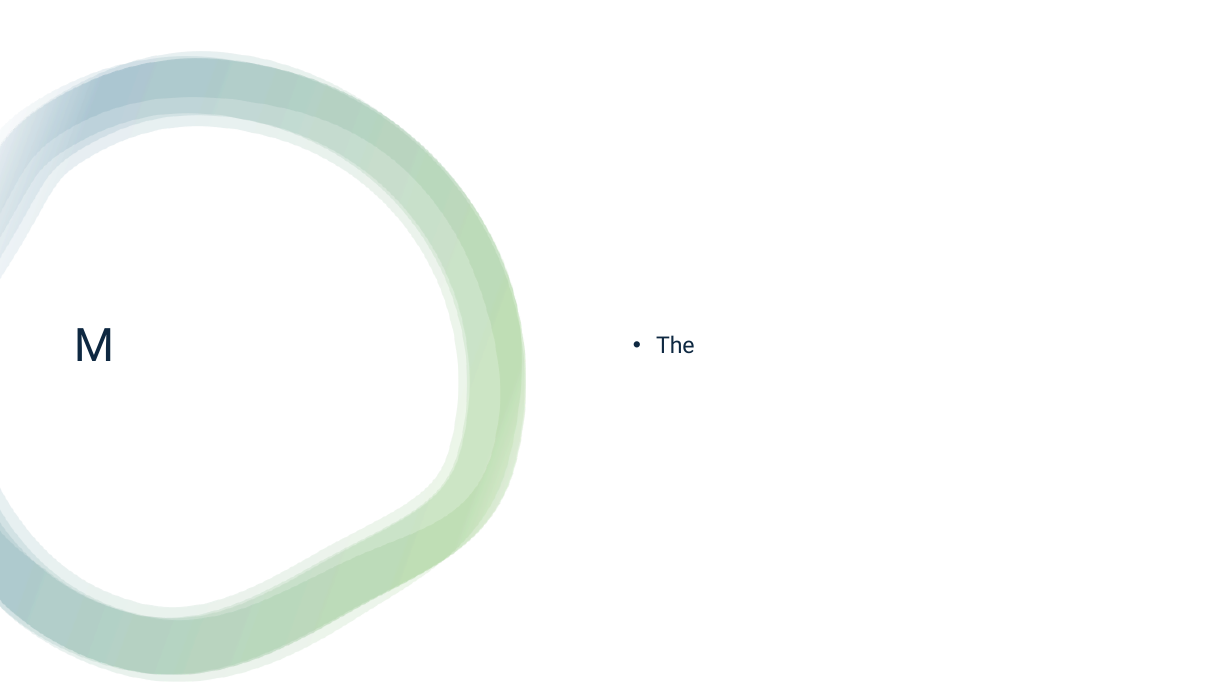
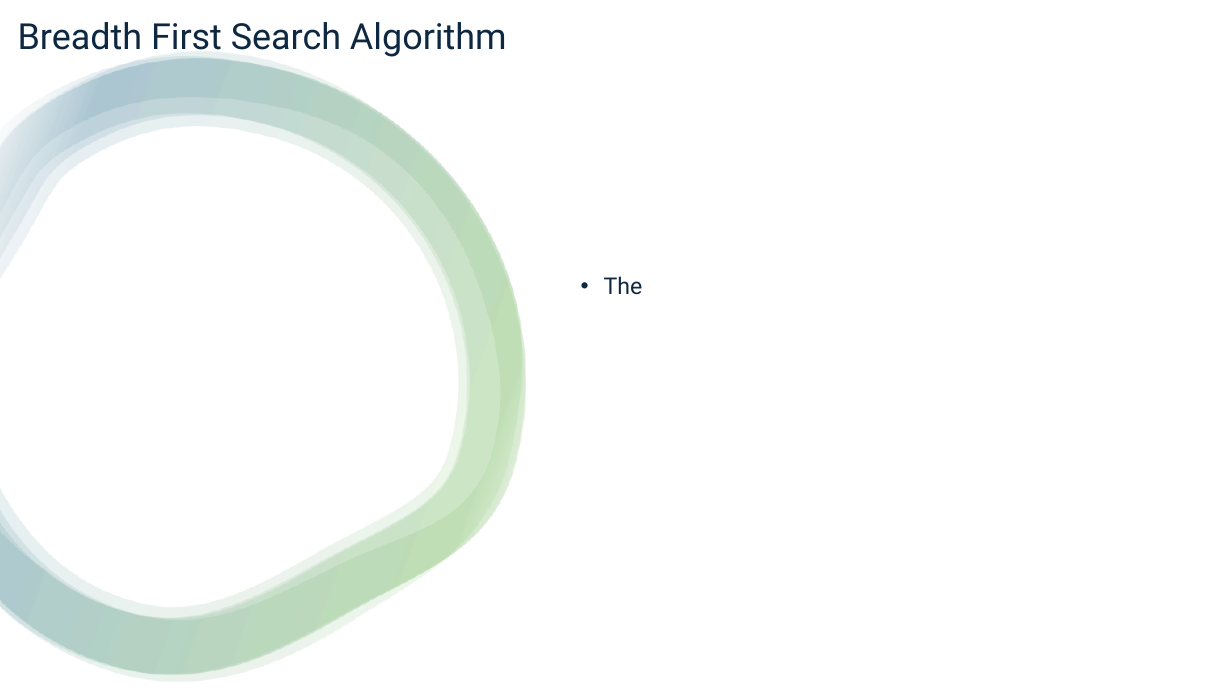
Before and after one commit to Krishna-1996/Master-In-AI, a slide deck: slide 5 of Foundation of Artificial Intelligence/My Project Work/ICA2 Project Coding Jupyter_Notebook/Final_ICA/ICA_Presentation.pptx. Drawn at 1232x693 pixels with LibreOffice and Linux fonts; fonts in the diff are those of the drawing. Boxes give left, top, right and bottom in pixels: in the first picture for what was removed or moved away, otherwise in the second. Text is boxed around its words. In the diff, an @@ line names an element or a change of style, - is before the commit and + after.

Commit message:
ppt

```diff
--- a/Foundation of Artificial Intelligence/My Project Work/ICA2 Project Coding Jupyter_Notebook/Final_ICA/ICA_Presentation.pptx
+++ b/Foundation of Artificial Intelligence/My Project Work/ICA2 Project Coding Jupyter_Notebook/Final_ICA/ICA_Presentation.pptx
@@ title added at <box>18,22,507,57</box>, 28 pt, text #0E2841 @@
+Breadth First Search Algorithm
@@ text "The": place and size @@
-text "The" at <box>656,335,695,354</box>
+text "The" at <box>604,276,643,295</box>
@@ title removed at <box>74,328,114,361</box> @@
-M
```
Also in this commit, not shown: 1 other slide changed, 1 slide added, 1 slide removed, 3 other files.
